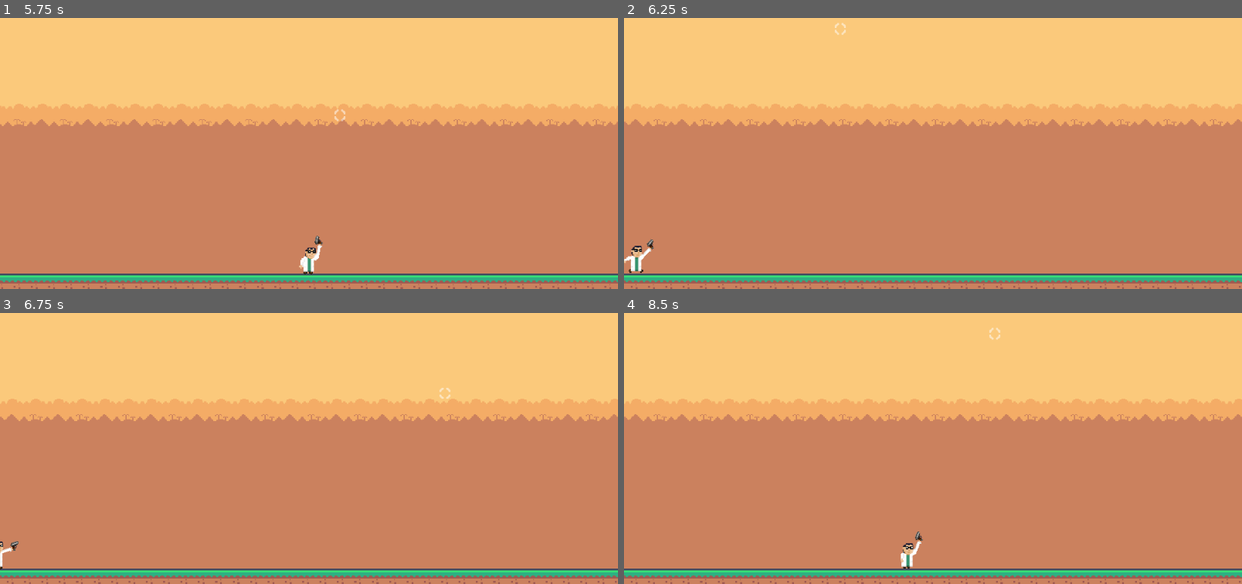
Above: before the commit, frames 1-4 (two rows, left to right).
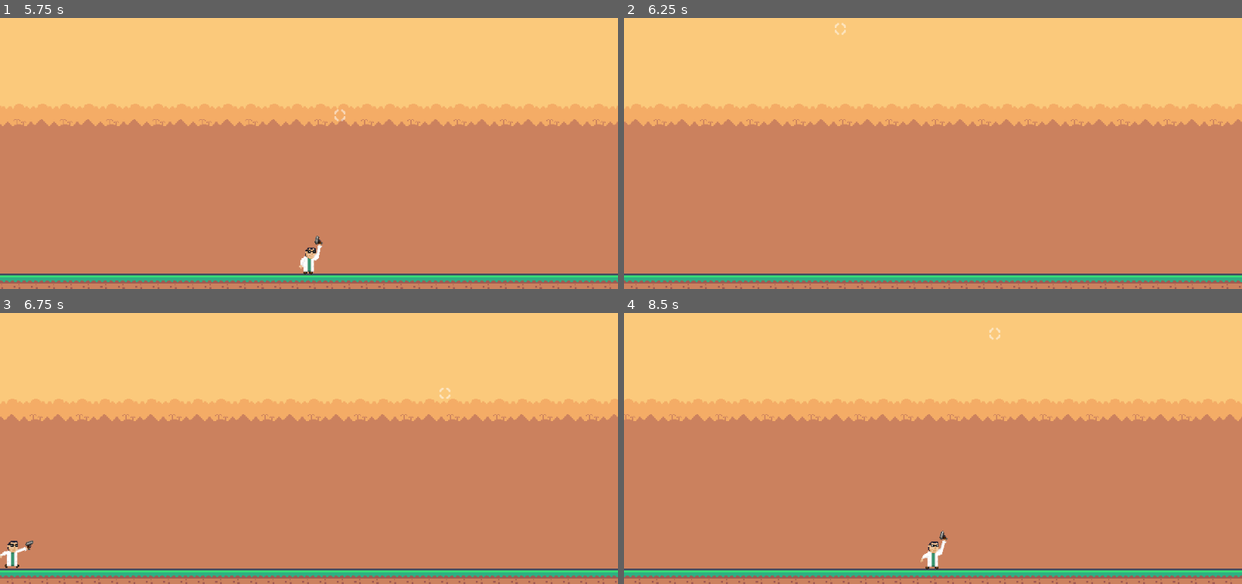
Above: after the commit, the same moments.

Repository: Royerino/Hooked-Up
Game: Godot game, scene res://levels/level_template.tscn
Same seed, same stepped clock (60 frames per second), same inputs: the game is played once before the commit and once after it.
Inputs (mouse positions are in pixels of both pictures, inside the frame that each line leads up to):
- Up to frame 1 (5.75 s): tap Enter at 0.5 s; move the mouse to (444, 96) at 0.52 s; hold Right (move_right) 0.53-2.03 s; click (444, 96) at 0.6 s; tap Space (jump) at 0.77, 1.52, 3.02, 3.77, 4.52 s; move the mouse to (185, 131) at 1.27 s; click (185, 131) at 1.35 s; move the mouse to (370, 39) at 2.02 s; hold A (move_left) 2.03-2.78 s; click (370, 39) at 2.1 s; move the mouse to (278, 186) at 2.77 s; hold Right (move_right) 2.78-4.28 s; click (278, 186) at 2.85 s; move the mouse to (494, 167) at 3.52 s; click (494, 167) at 3.6 s; move the mouse to (123, 64) at 4.27 s; hold A (move_left) 4.28-5.03 s; click (123, 64) at 4.35 s; move the mouse to (339, 115) at 5.02 s; hold Right (move_right) from 5.03 s (still down); click (339, 115) at 5.1 s
- Up to frame 2 (6.25 s): tap R (reset) at 5.75 s; move the mouse to (840, 28) at 5.77 s; release Right (move_right) at 5.78 s; hold A (move_left) from 5.78 s (still down); click (840, 28) at 5.85 s; tap Space (jump) at 6.02 s
- Up to frame 3 (6.75 s): keep holding A (move_left); move the mouse to (444, 391) at 6.52 s; click (444, 391) at 6.6 s
- Up to frame 4 (8.5 s): tap Space (jump) at 6.77, 7.52 s; move the mouse to (809, 426) at 7.27 s; release A (move_left) at 7.28 s; hold Right (move_right) from 7.28 s (still down); click (809, 426) at 7.35 s; move the mouse to (994, 334) at 8.02 s; click (994, 334) at 8.1 s

Frame 1 is identical in both runs. In frame 2, 0.2% of the frame differs, in the area x 0-5%, y 81-95%; in frame 3, 0.3%; in frame 4, 2.8%, in the area x 0-100%, y 31-100%.

Commit message:
fix(jugador): corregir distancia de raycast del crosshair y eliminar lógica sin uso

Diff:
--- a/player/ganchez.tscn
+++ b/player/ganchez.tscn
@@ -13,7 +13,7 @@
 [ext_resource type="Texture2D" uid="uid://mi3vcj2c5ile" path="res://assets/ui/crosshair/crosshair-120.svg" id="11_mfogd"]
 
 [sub_resource type="RectangleShape2D" id="RectangleShape2D_jvnar"]
-size = Vector2(19, 29)
+size = Vector2(32, 29)
 
 [sub_resource type="AtlasTexture" id="AtlasTexture_omhox"]
 atlas = ExtResource("2_23fuw")
@@ -99,7 +99,7 @@
 script = ExtResource("1_cluk8")
 
 [node name="CollisionShape2D" type="CollisionShape2D" parent="." unique_id=2054187335]
-position = Vector2(-3.5, 1.5)
+position = Vector2(0, 1.5)
 shape = SubResource("RectangleShape2D_jvnar")
 
 [node name="Body" type="AnimatedSprite2D" parent="." unique_id=2027633116]
@@ -128,7 +128,7 @@
 gizmo_extents = 1.0
 
 [node name="RayCast2D" type="RayCast2D" parent="WeaponPivot/Muzzle" unique_id=210472564]
-target_position = Vector2(180, 0)
+target_position = Vector2(200, 0)
 
 [node name="GrapplingHook" type="Node2D" parent="." unique_id=765887971 node_paths=PackedStringArray("muzzle", "character")]
 top_level = true
--- a/player/grappling_hook.gd
+++ b/player/grappling_hook.gd
@@ -73,8 +73,7 @@
 		var cell: Vector2i = collider.local_to_map(collider.to_local(inside))
 		var data: TileData = collider.get_cell_tile_data(cell)
 		return data != null and bool(data.get_custom_data("hookable"))
-	# Para objetos que no son tiles.
-	return collider is Node and collider.is_in_group("hookable")
+	return false
 
 
 func _process_flying(delta: float) -> void:
